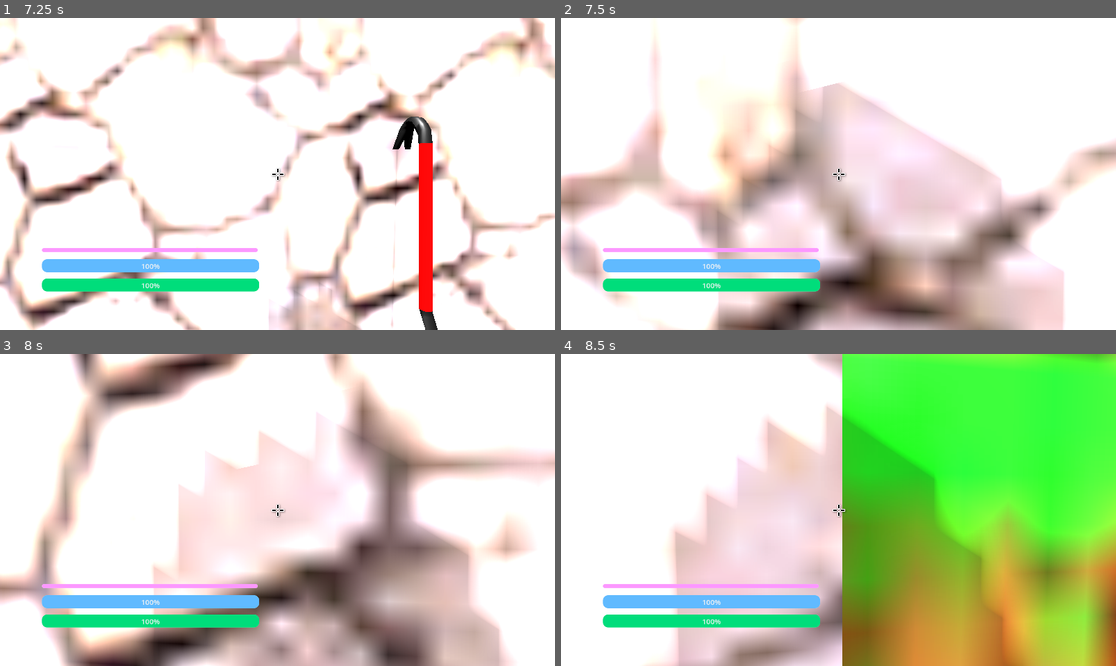
Above: before the commit, frames 1-4 (two rows, left to right).
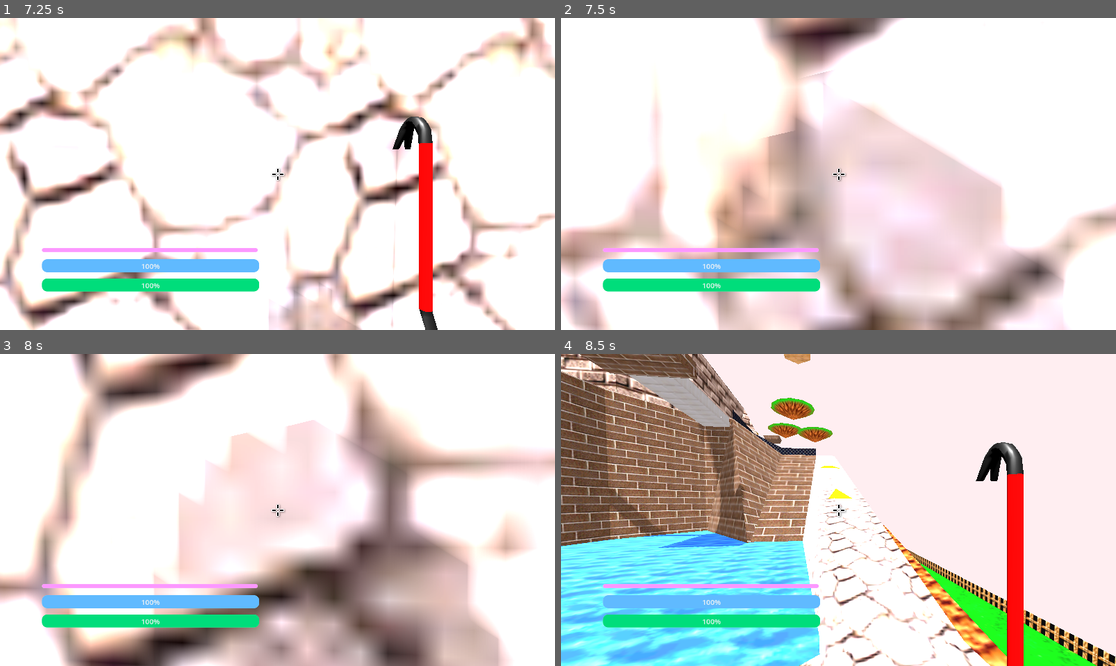
Above: after the commit, the same moments.

Repository: matousposp08/APCompSciGame
Game: Godot game, scene res://MULTIPLAYER STUFF DON'T TOUCH/AP GAME ONLY/scenes/world2.tscn
The game is run twice, just before and just after one commit, with the same random seed, the same clock (stepped at 60 frames per second) and the same inputs.
Inputs (mouse positions are in pixels of both pictures, inside the frame that each line leads up to):
- Up to frame 1 (7.25 s): click (277, 195) at 0.52 s; type "Alex" at 0.6 s; click (277, 214) at 0.75 s; type "12" at 0.83 s; click "HOST" at 1.25 s; tap Enter (ui_accept) at 2 s; move the mouse to (305, 174) at 2.02 s; hold Space (move_jump) 2.03-2.78 s; hold W (move_forward) from 2.03 s (still down); move the mouse to (249, 174) at 2.77 s; tap F (build) at 2.85 s; tap Space (move_jump) at 3.02, 3.05, 3.32, 3.8, 4.52, 4.55, 4.82, 6.02, 6.05, 6.32, 6.8 s; move the mouse to (288, 167) at 3.52 s; press the mouse at (288, 167) at 3.53 s; move the mouse to (271, 180) at 4.27 s; release the mouse at (271, 180) at 4.28 s; tap E (magic) at 4.35 s; move the mouse to (316, 177) at 5.02 s; hold Space (move_jump) 5.03-5.78 s; tap Q (melee) at 5.1 s; move the mouse to (233, 170) at 5.77 s; tap C (move_crouch) at 5.85 s; move the mouse to (283, 174) at 6.52 s; hold Shift (move_sprint) from 6.53 s (still down)
- Up to frame 2 (7.5 s): move the mouse to (816, 167) at 7.27 s; release W (move_forward) at 7.28 s; release Shift (move_sprint) at 7.28 s; hold D (move_right) from 7.28 s (still down); tap Space (move_jump) at 7.35 s
- Up to frame 3 (8 s): keep holding D (move_right); tap Space (move_jump) at 7.52, 7.82 s
- Up to frame 4 (8.5 s): move the mouse to (866, 510) at 8.02 s; release D (move_right) at 8.03 s; hold W (move_forward) from 8.03 s (still down); hold Space (move_jump) from 8.03 s (still down); tap F (build) at 8.1 s

Frame 1 is identical in both runs. In frame 2, 41% of the frame differs, in the area x 0-100%, y 0-100%; in frame 3, 1.7%; in frame 4, 92%.

Commit message:
wall jump

Diff:
--- a/scenes/player/player.gd
+++ b/scenes/player/player.gd
@@ -171,6 +171,9 @@
 	if Input.is_action_pressed("move_jump") and is_on_floor():
 		velocity.y += jump_velocity
 
+	elif Input.is_action_pressed("move_jump") and is_on_wall_only():
+		velocity.y += 0.5
+
 func hit() -> void:
 	if not is_multiplayer_authority(): return
 
